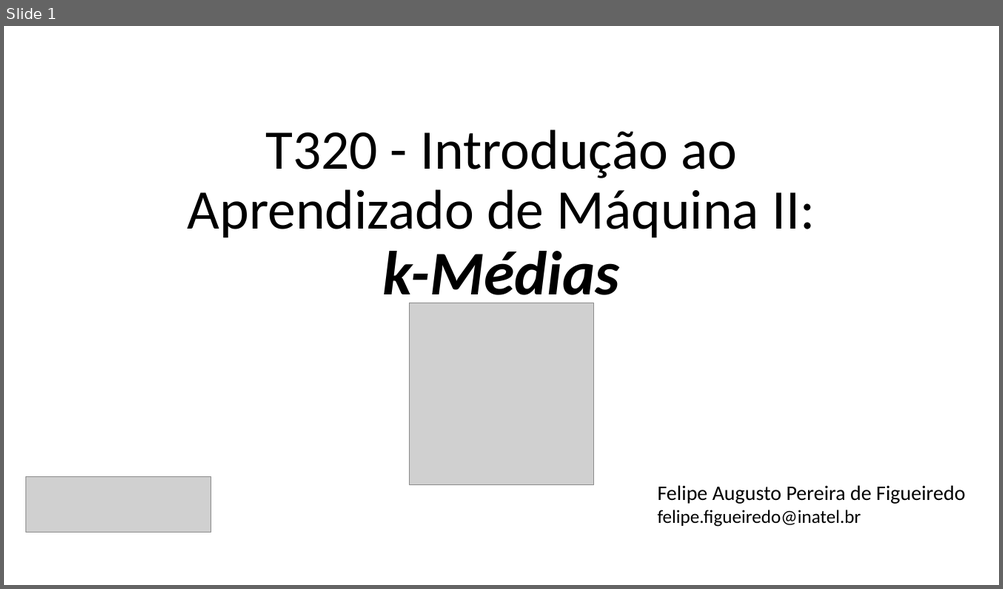
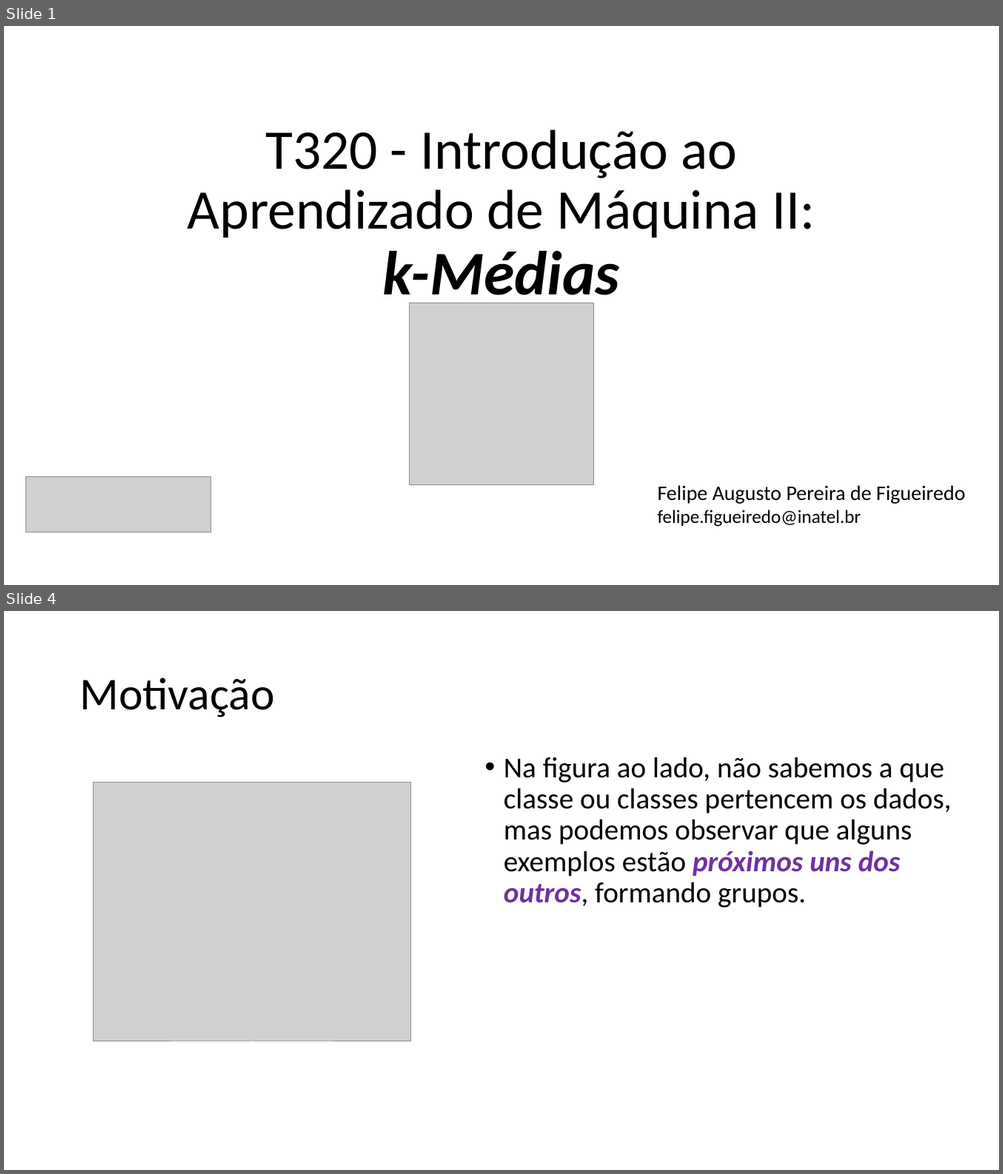
Before and after one commit to zz4fap/t320_aprendizado_de_maquina, a slide deck: slides/T320_kMeans.pptx. Shown one above the other, each under a label of ours: slide 1 before the commit, slides 1 and 4 after it; the slides between them are not shown. The pictures are 1003x589 and 1003x1174 pixels, drawn with LibreOffice and Linux fonts; fonts in the diff are those of the drawing; grey boxes stand for pictures. Boxes give left, top, right and bottom in pixels: in the first picture for what was removed or moved away, otherwise in the second. Text is boxed around its words. In the diff, an @@ line names an element or a change of style, - is before the commit and + after.

```diff
--- a/slides/T320_kMeans.pptx
+++ b/slides/T320_kMeans.pptx
@@ slide 4 added at [4, 611, 999, 1170], background #FFFFFF @@
@@ title added at [79, 678, 274, 718], 44 pt, text #000000 @@
+Motivação
@@ text added at [504, 757, 951, 908], 28 pt, text #000000 @@
+• Na figura ao lado, não sabemos a que classe ou classes pertencem os dados, mas podemos observar que alguns exemplos estão próximos uns dos outros, formando grupos.
@@ picture added at [93, 783, 410, 1042] @@
```
Also in this commit, not shown: 12 slides changed, 3 other slides added, 4 slides removed, 2 other files.
